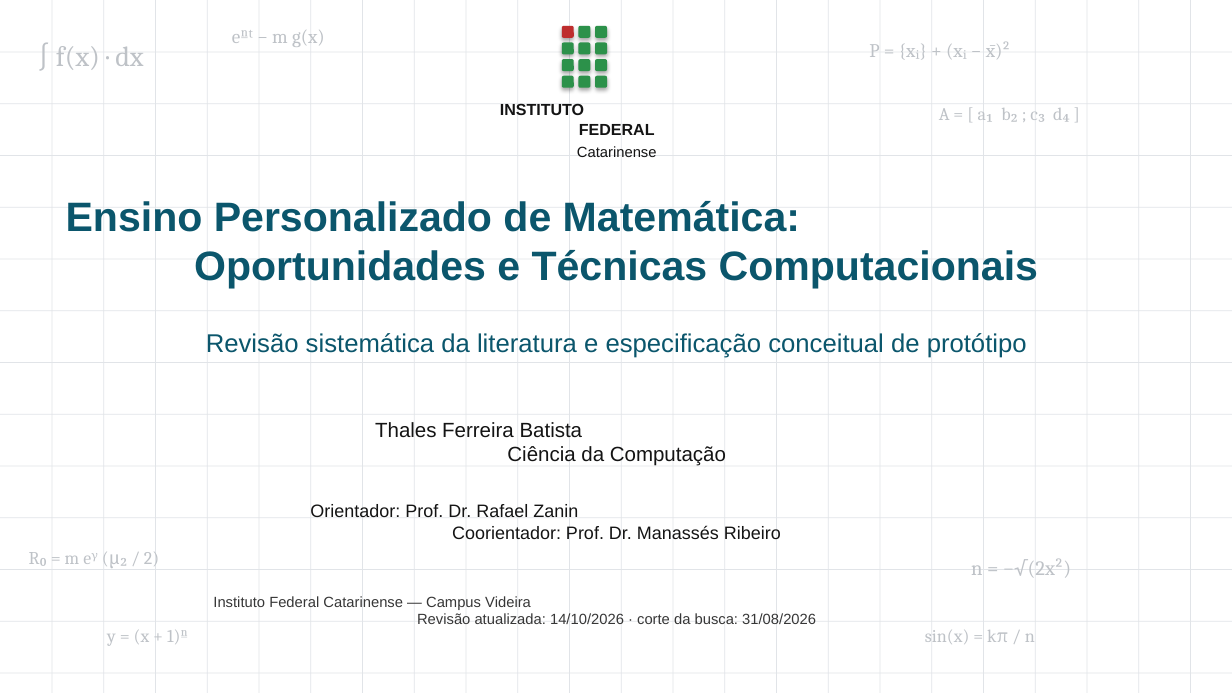
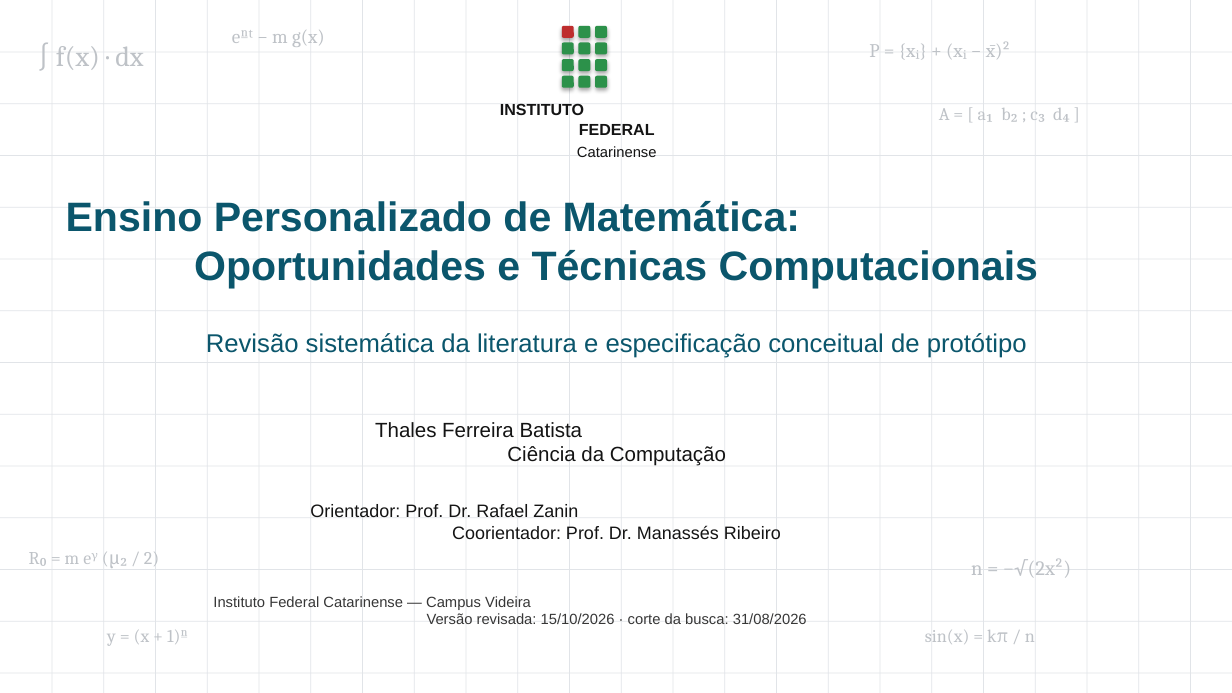
Before and after one commit to thalesfb/ccw, a slide deck: slide 1 of results/tcc/presentation/ensino_personalizado_de_matematica_tcc.pptx. Drawn at 1232x693 pixels with LibreOffice and Linux fonts; fonts in the diff are those of the drawing. Boxes give left, top, right and bottom in pixels: in the first picture for what was removed or moved away, otherwise in the second. Text is boxed around its words. In the diff, an @@ line names an element or a change of style, - is before the commit and + after.

```diff
--- a/results/tcc/presentation/ensino_personalizado_de_matematica_tcc.pptx
+++ b/results/tcc/presentation/ensino_personalizado_de_matematica_tcc.pptx
@@ text at [213, 596, 807, 624]: text changed @@
-Instituto Federal Catarinense — Campus Videira
-Revisão atualizada: 14/10/2026 · corte da busca: 31/08/2026
+Instituto Federal Catarinense — Campus Videira
+Versão revisada: 15/10/2026 · corte da busca: 31/08/2026
```
Also in this commit, not shown: 4 other slides changed, 1 other file.
